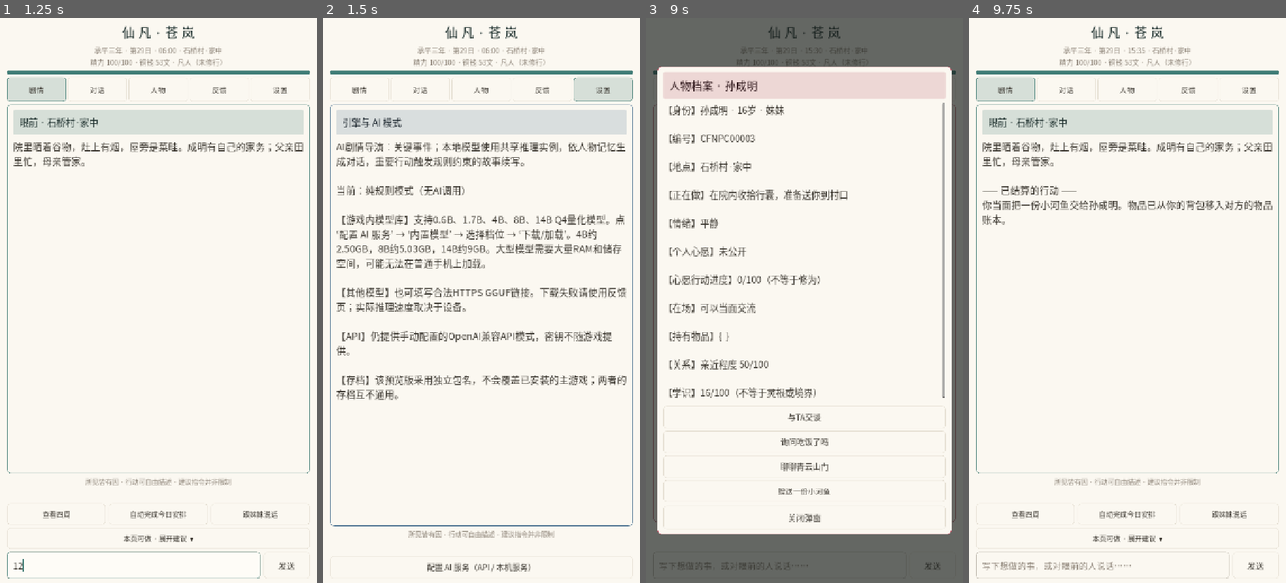
Above: before the commit, frames 1-4 (left to right).
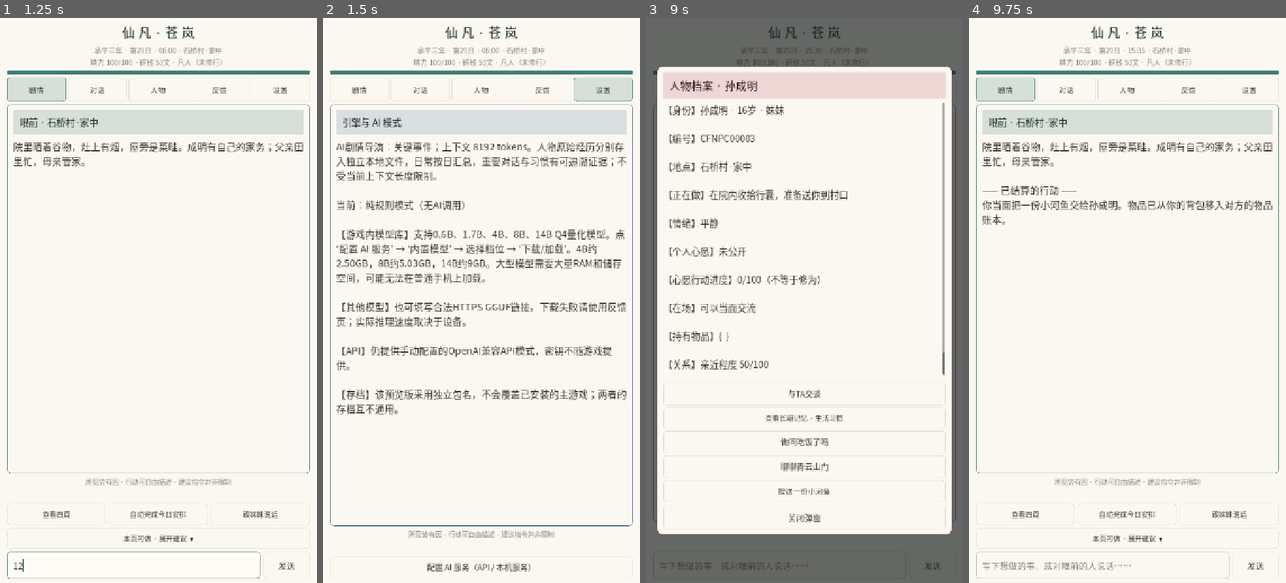
Above: after the commit, the same moments.

Repository: 160701541-cell/xinyanshuo
Game: Godot game, scene res://main.tscn
Two runs of this game, one before a commit and one after it. Both use one fixed random seed, a clock stepped at 60 frames per second and the inputs below.
Inputs (mouse positions are in pixels of both pictures, inside the frame that each line leads up to):
- Up to frame 1 (1.25 s): click (133, 566) at 0.52 s; type "12" at 0.6 s
- Up to frame 2 (1.5 s): click "设置" at 1.25 s
- Up to frame 3 (9 s): click "剧情" at 2 s; click "对话" at 2.75 s; click "人物" at 3.5 s; click "反馈" at 4.25 s; click "复制诊断与功能反馈日志" at 5 s; click "剧情" at 5.75 s; click "查看四周" at 6.5 s; click "自动完成今日安排" at 7.25 s; click "跟妹妹说话" at 8 s; click "孙成明 · 在院内收拾行囊，准备送你到村口" at 8.75 s
- Up to frame 4 (9.75 s): click "钱然泽 · 将二十文盘缠交给儿子后早起下田" at 9.5 s

Frame 1 is identical in both runs. In frame 2, 12% of the frame differs, in the area x 4-96%, y 22-71%; in frame 3, 0.8%; in frame 4, less than 0.1%.

Commit message:
feat(android): 8K-32K context settings and independent NPC memory dossier

Diff:
--- a/projects/xianfan-living-world/android-text/scripts/main.gd
+++ b/projects/xianfan-living-world/android-text/scripts/main.gd
@@ -24,6 +24,8 @@
 var local_model_url: LineEdit
 var local_model_selector: OptionButton
 var local_model_hint: Label
+var context_selector: OptionButton
+var context_hint_label: Label
 var local_model_fields: Array[Control]=[]
 var remote_model_fields: Array[Control]=[]
 var pending_model_path := ""
@@ -356,6 +358,7 @@
         _close_modal()
         _change_tab("对话")
     ))
+    modal_actions.add_child(_button("查看长期记忆 · 生活习惯",func(): _open_npc_memory(name),16))
     if chosen["here"]:
         var address: String="妹妹" if name=="孙成明" else ("父亲" if name=="钱然泽" else "母亲")
         modal_actions.add_child(_button("询问吃饭了吗",func(): _npc_action("问"+address+"吃饭了吗")))
@@ -366,6 +369,18 @@
             var label := "赠送一份"+str(item)
             var cmd := "把"+str(item)+"给"+name
             modal_actions.add_child(_button(label,func(): _npc_action(cmd),17))
+
+func _open_npc_memory(person: String) -> void:
+    _open_modal("人物记忆 · "+person,game.memory_storage_info(person))
+    modal_actions.add_child(_button("查看最近关键旧事",func():
+        var memory: Dictionary=game.memory_digest(person)
+        var pinned: Array=memory.get("important",[])
+        var texts: Array[String]=[]
+        for line in pinned.slice(-8):
+            if not (line is Dictionary): continue
+            texts.append("第%d日：%s\n%s" % [int(line.get("day",0)),str(line.get("player","")),str(line.get("reply",""))])
+        modal_info.text="【原始记忆永久存于本机】\n\n"+("\n\n".join(texts) if not texts.is_empty() else "还没有被标记为重要的原始对话。")
+    ))
 
 func _npc_action(text: String) -> void:
     _close_modal()
@@ -408,6 +423,26 @@
     local_model_url=_entry_field("GGUF地址；可改成自定义HTTPS下载源",str(local_llm.get("model_source")),false)
     modal_form.add_child(local_model_url)
     local_model_fields.append(local_model_url)
+    var ctx_title:=_label("模型上下文（长期经历在磁盘中，较大窗口增加RAM占用）",15,FADED)
+    modal_form.add_child(ctx_title)
+    local_model_fields.append(ctx_title)
+    context_selector=OptionButton.new()
+    context_selector.add_theme_stylebox_override("normal",_box(PANEL,DIVIDER,6))
+    context_selector.add_theme_color_override("font_color",PAPER)
+    var index:=0
+    for tokens in XianfanLocalLLM.CONTEXT_CHOICES:
+        context_selector.add_item("%d tokens"%int(tokens))
+        if int(tokens)==int(local_llm.get("context_tokens")): context_selector.select(index)
+        index+=1
+    context_selector.custom_minimum_size=Vector2(0,50)
+    context_selector.item_selected.connect(func(i: int):
+        context_hint_label.text=XianfanLocalLLM.context_hint(int(XianfanLocalLLM.CONTEXT_CHOICES[i]),str(local_llm.get("active_name")))
+    )
+    modal_form.add_child(context_selector)
+    local_model_fields.append(context_selector)
+    context_hint_label=_label(XianfanLocalLLM.context_hint(int(local_llm.get("context_tokens")),str(local_llm.get("active_name"))),15,FADED)
+    modal_form.add_child(context_hint_label)
+    local_model_fields.append(context_hint_label)
     local_model_fields.append(_label("剧情演化强度（会增加本地模型生成次数，8B较慢）",15,FADED))
     modal_form.add_child(local_model_fields.back())
     director_selector=OptionButton.new()
@@ -425,6 +460,7 @@
     modal_actions.add_child(_button("下载/加载选中的本地模型",func(): _enable_local_and_load()))
     modal_actions.add_child(_button("卸载已运行的模型（切换时使用）",func(): _unload_active_model(),16))
     modal_actions.add_child(_button("保存设置（不自动下载）",func(): _save_ai_settings()))
+    modal_actions.add_child(_button("查看当前上下文占用",func(): _inspect_context_usage(),15))
     setting_provider.item_selected.connect(func(_index: int): _sync_provider_fields())
     _sync_provider_fields()
 
@@ -442,11 +478,21 @@
     for idx in range(actions.size()):
         var button: Control=actions[idx]
         # Two API preset actions, two local model actions, one save button.
-        button.visible = (not is_local) if idx<2 else (is_local if idx<4 else true)
+        button.visible = (not is_local) if idx<2 else (is_local if idx in [2,3,5] else true)
     if is_local:
         modal_info.text="在游戏中选择 1.7B / 4B / 8B / 14B 等本地模型，首次由手机自行下载GGUF，下载后缓存并离线生成。大型模型可能耗尽内存甚至被安卓终止。"
     else:
         modal_info.text="API模式通过你配置的服务联网。密钥仅本次运行内存保存；无需下载安装本地模型。"
+
+func _save_context_setting() -> String:
+    if context_selector==null: return ""
+    var n:=int(XianfanLocalLLM.CONTEXT_CHOICES[context_selector.selected])
+    return str(local_llm.choose_context(n))
+
+func _inspect_context_usage() -> void:
+    var info: String=await local_llm.context_usage()
+    notice.text=info
+    if overlay.visible and modal_title.text=="AI 设置": modal_info.text=info
 
 func _save_director_mode() -> void:
     if director_selector==null: return
@@ -520,6 +566,11 @@
 
 func _enable_local_and_load(confirmed: bool=false) -> void:
     var target_path:=pending_model_path if confirmed else (local_model_url.text if local_model_url!=null else str(local_llm.get("model_source")))
+    if not confirmed:
+        var ctx_status:=_save_context_setting()
+        if ctx_status.contains("请先卸载"):
+            notice.text=ctx_status
+            return
     var tier:=XianfanLocalLLM.preset_index(target_path)
     if tier>=3 and not confirmed:
         pending_model_path=target_path
@@ -541,6 +592,7 @@
 
 func _save_ai_settings() -> void:
     _save_director_mode()
+    var ctx_response:=_save_context_setting()
     var p:=setting_provider.get_item_text(setting_provider.selected)
     if p=="内置模型":
         local_enabled=true
@@ -550,7 +602,7 @@
         var result:=str(local_llm.choose_model(local_model_url.text))
         setting_key.clear()
         _close_modal()
-        notice.text="已选择模型。请重新进入设置，点击‘下载/加载’，才会开始下载。"+result
+        notice.text="已保存配置。"+ctx_response+"；"+result+"；点击下载/加载才会开始下载。"
         _refresh()
         return
     local_enabled=false
@@ -594,12 +646,12 @@
             notice.text="本地AI仍在生成上一轮内容。请等它完成再继续，避免丢失对话。"
             return
         notice.text=("本机 "+str(local_llm.get("active_name"))+" 正在与"+npc_to_chat+"交谈……") if not npc_to_chat.is_empty() else "本地AI正在理解行动……"
-        local_llm.talk(raw,npc_to_chat,game.data)
+        local_llm.talk(raw,npc_to_chat,game.ai_context(npc_to_chat,raw))
         return
     if not immediate and ai.configured():
         request_text=raw
         notice.text="正在通过你选定的API理解行动或人物对话。"
-        if not ai.ask(raw,game.data,npc_to_chat):
+        if not ai.ask(raw,game.ai_context(npc_to_chat,raw),npc_to_chat):
             notice.text="API当前不可用，请查看配置或切换离线规则模式。"
         return
     # No-model fallback must remain playable and clearly identify its source.
@@ -793,5 +845,5 @@
             scene_text.text=game.feedback_report()
         "设置":
             page_title.text="引擎与 AI 模式"
-            scene_text.text="AI剧情导演："+director_mode+"；本地模型使用共享推理实例，依人物记忆生成对话，重要行动触发规则约束的故事续写。\n\n当前："+(str(local_llm.status()) if lo …(302 unchanged characters)…
+            scene_text.text="AI剧情导演："+director_mode+"；上下文 "+str(local_llm.get("context_tokens"))+" tokens。人物原始经历分别存入独立本地文件，日常按日汇总，重要对话与习惯有可追溯证据；不受当前上下文长度限制。\n\n当前："+(str(local_llm.status()) if lo …(302 unchanged characters)…
     scene_text.call_deferred("scroll_to_line",0)
